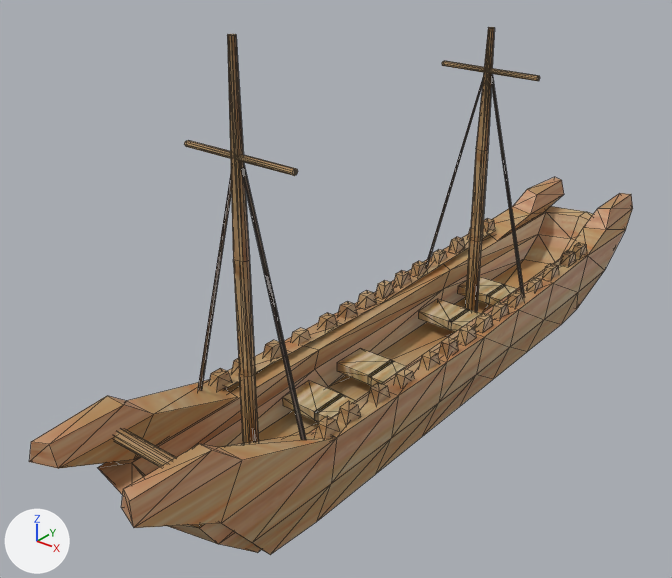
One commit to the COLLADA model art/meshes/structural/yayoi_ship_bireme.dae: the scene before it, then after it.
Before and after are seen from a camera (50 mm lens) standing at (16.3, -25.4, 17.6) and looking at (-1.7, -3.0, 3.7). Every picture has the same lights, and +X, +Y and +Z are marked at lower left. Mesh edges are drawn as thin lines. Where no turn or scale is listed for an object, it has been applied to the vertices. Vertices at the same position are counted once.
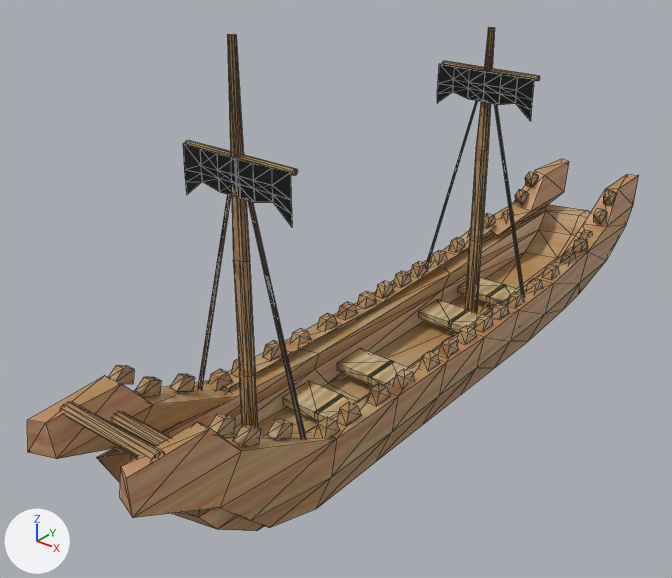
Pixel boxes [x1, y1, x2, y2] of what changed, in the pictures (672 x 578 px; the box of a moved part takes in the faces that stretch with it):
'Cube', reshaped: before [29, 27, 633, 555]; after [27, 27, 639, 531]
part 1 of me_cube_006, moved or reshaped: before [483, 218, 495, 232]; after [483, 213, 495, 228]
part 2 of me_cube_006, moved or reshaped: before [573, 242, 587, 257]; after [571, 237, 587, 253]
part 3 of me_cube_006, moved or reshaped: before [114, 429, 176, 467]; after [111, 411, 170, 447]
part 4 of me_cube_006, added (brown): after [60, 402, 163, 460]
part 5 of me_cube_006, moved or reshaped: before [29, 177, 633, 555]; after [27, 159, 639, 531]
part 6 of me_cube_006, added (black): after [183, 143, 292, 227]
part 7 of me_cube_006, added (black): after [437, 64, 534, 121]

The change, as a list of edits to the scene's bpy script:
```text
Change me_cube_006:
    used by ob_cube; location = (0.0, 0.0, 0.0)
    remove me_cube_006.from_pydata(...)  # 644 vertices, 928 faces; spans x -2.5..2.5, y -15.0..14.0, z -1.5..13.3
    add me_cube_006.from_pydata(...)  # 872 vertices, 1300 faces; spans x -2.5..2.5, y -15.0..14.5, z -1.1..13.3
    me_cube_006 part 1: the loose piece of 8 vertices spanning x -2.3..-2.0, y 7.9..8.6, z 2.1..2.6 is moved by (0.0, 0.0, 0.3)
    me_cube_006 part 2: the loose piece of 8 vertices spanning x 2.0..2.3, y 7.9..8.6, z 2.1..2.6 is moved by (0.0, 0.0, 0.3)
    me_cube_006 part 3: the loose piece of 20 vertices spanning x -1.6..1.8, y -13.0..-12.5, z 2.9..3.3 is moved by (0.0, 0.0, 0.6)
    me_cube_006 part 4: a new loose piece, a 10-sided cylinder along x spanning x -1.64..1.83, y -14.23..-13.77, z 4.35..4.65, in mat_material (picture img_yayoi_struct_png_001_png)
    me_cube_006 part 5: 150 vertices moved from x -2.5..2.5, y -15.0..14.0, z -1.5..4.0 to x -2.5..2.5, y -15.0..14.5, z -1.1..4.6; 1 vertex removed from x 0.0, y -9.3, z 0.3; 97 vertices added at x -2.1..2.1, y -12.4..11.8, z 0.9..4.7
    me_cube_006 part 6: 56 vertices added at x -1.9..1.9, y -9.2, z 8.8..10.3
    me_cube_006 part 7: 56 vertices added at x -1.9..1.9, y 3.2, z 8.8..10.3
```
